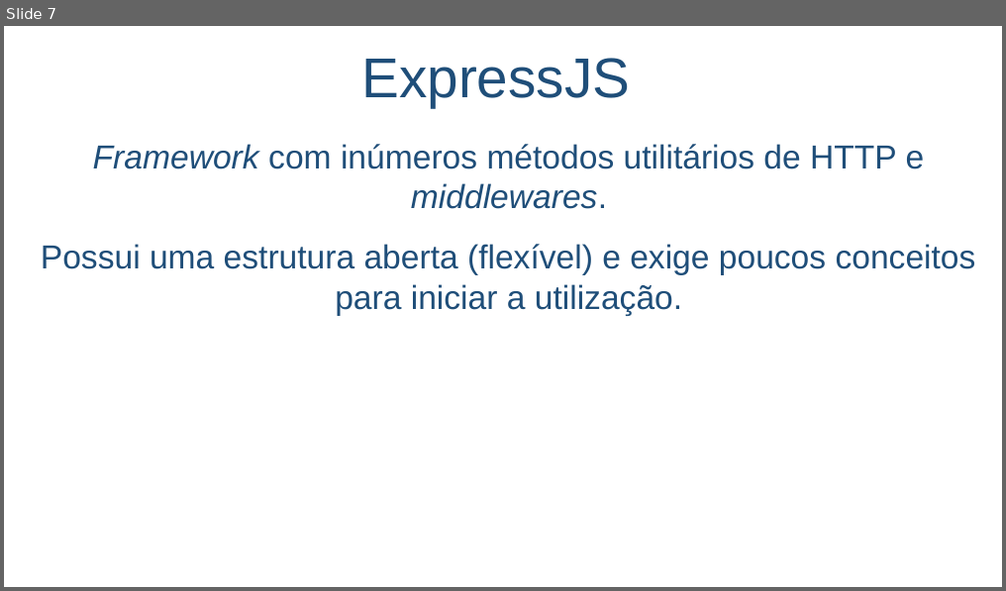
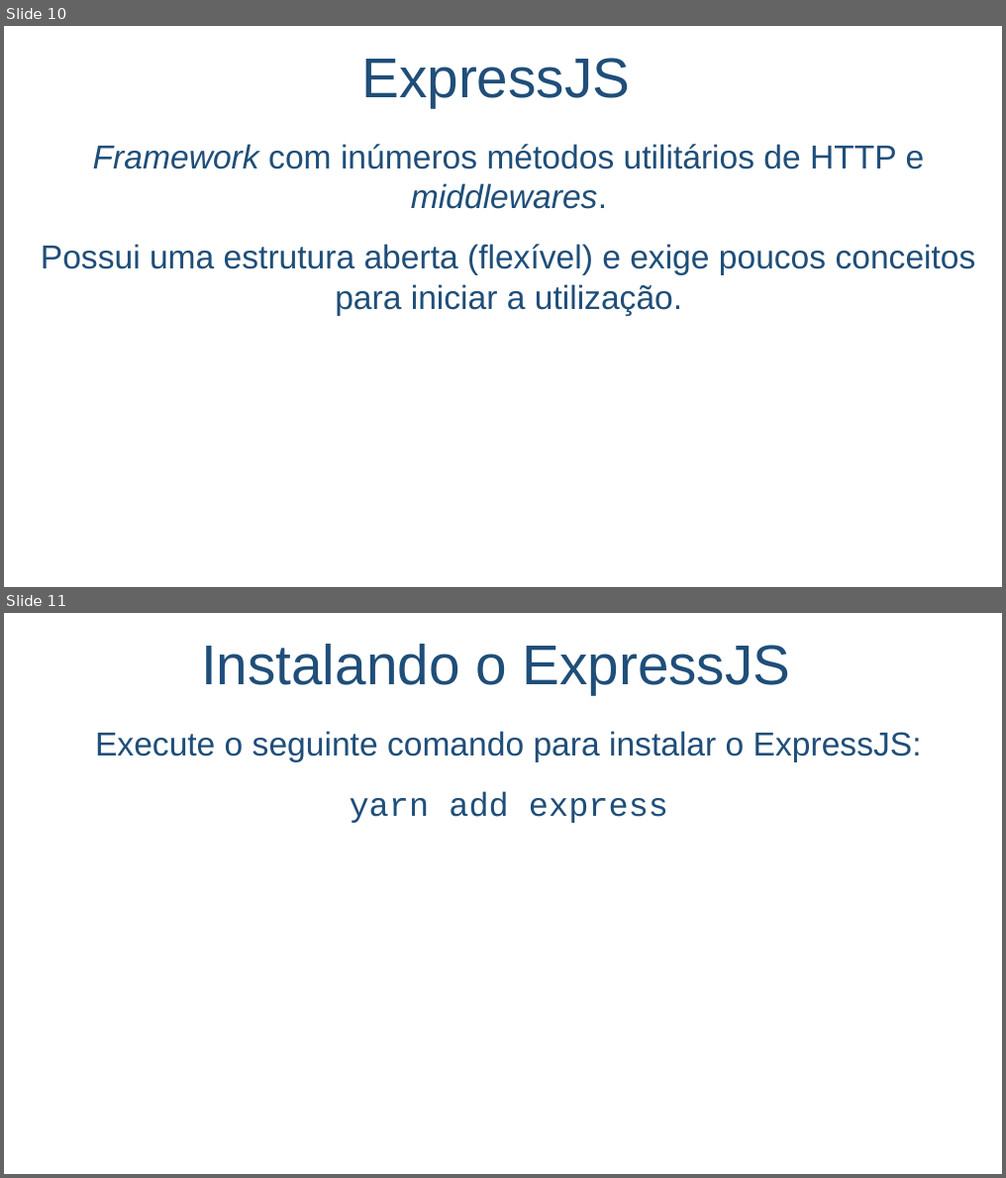
Before and after one commit to salmo-jr/public-slides, a slide deck: node-js.pptx. Shown one above the other, each under a label of ours: slide 7 before the commit, slides 10 and 11 after it. The pictures are 1006x591 and 1006x1178 pixels, drawn with LibreOffice and Linux fonts; fonts in the diff are those of the drawing; background and template pictures are left out. Boxes give left, top, right and bottom in pixels: in the first picture for what was removed or moved away, otherwise in the second. Text is boxed around its words. In the diff, an @@ line names an element or a change of style, - is before the commit and + after.

```diff
--- a/node-js.pptx
+++ b/node-js.pptx
@@ slide 11 added at (4, 613, 1002, 1174), background picture (left out) @@
@@ text added at (201, 644, 791, 694), 54 pt, text #1F4E79 @@
+Instalando o ExpressJS
@@ text added at (95, 731, 922, 823), 32 pt, text #1F4E79 @@
+Execute o seguinte comando para instalar o ExpressJS:
+yarn add express
@@ what was slide 7 is now slide 10 @@
```
Also in this commit, not shown: 2 slides changed, 4 other slides added.
